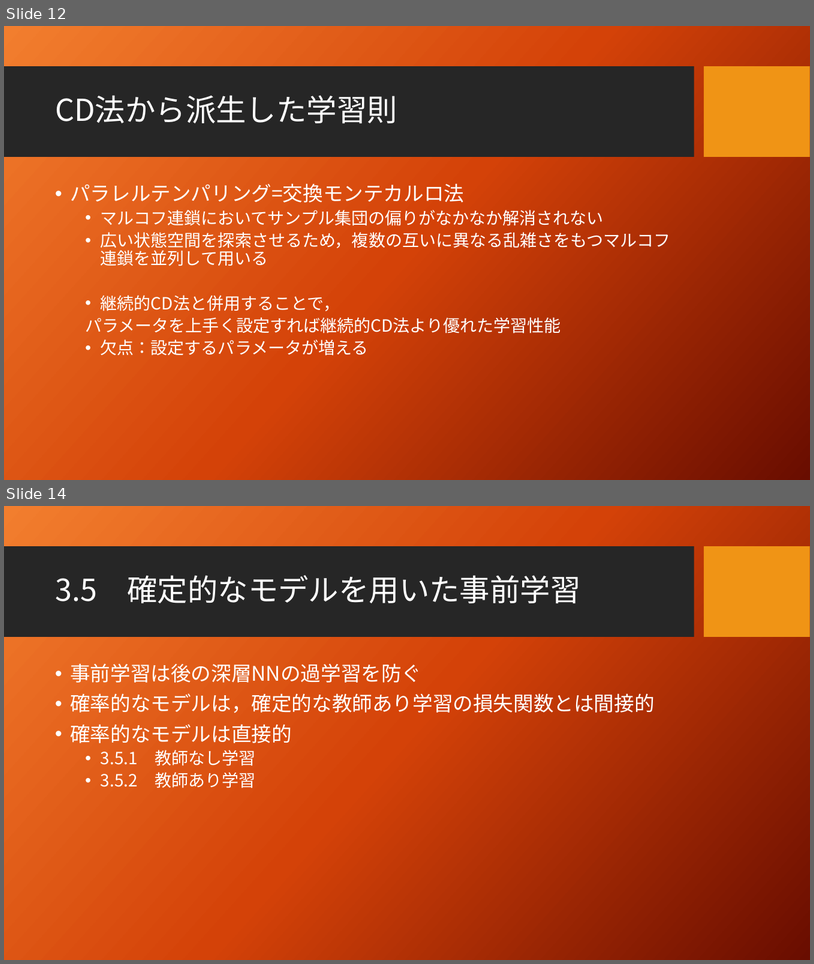
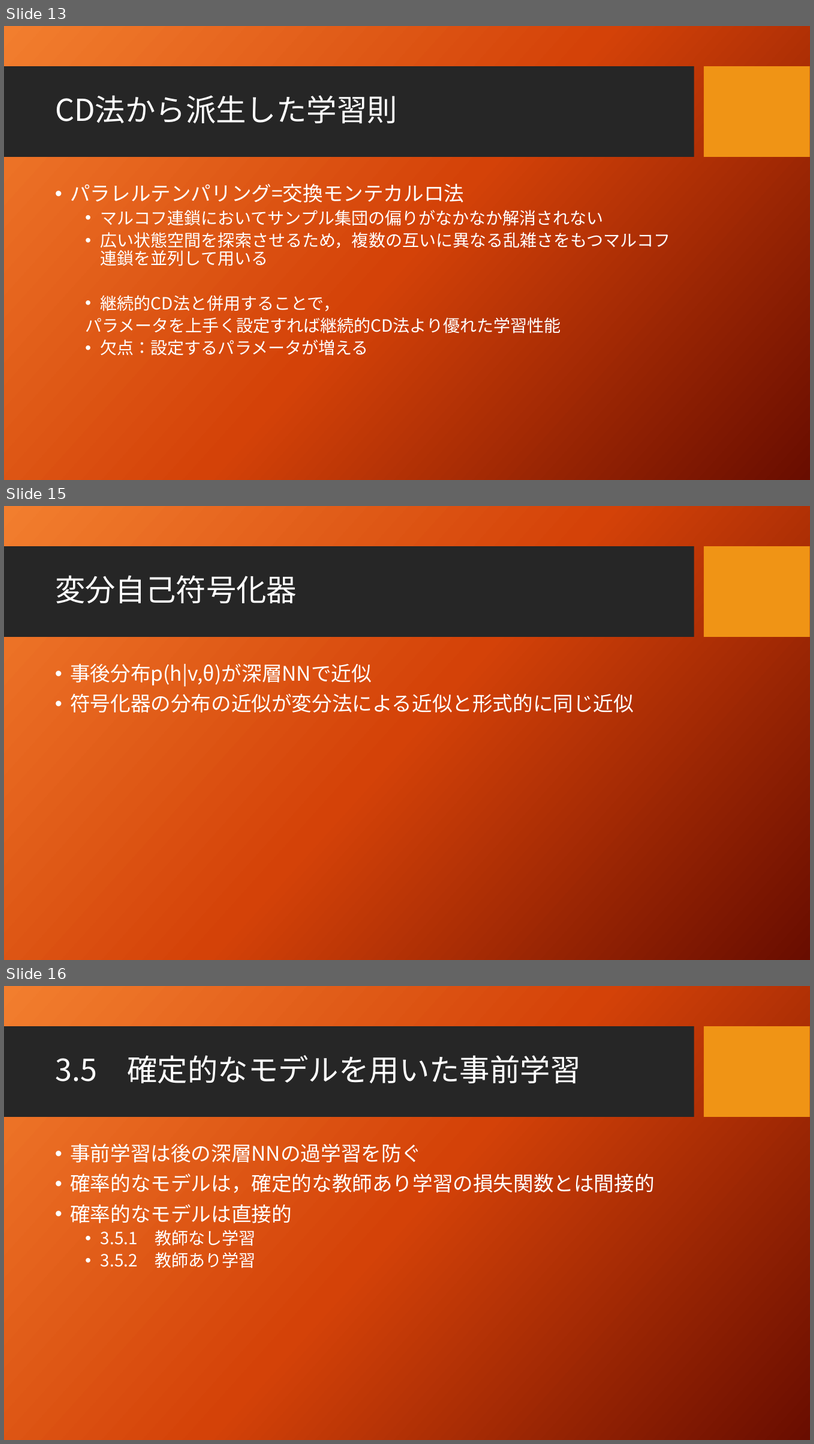
Before and after one commit to seigenji/deep_learning, a slide deck: deep_learning3.4.pptx. Shown one above the other, each under a label of ours: slides 12 and 14 before the commit, slides 13, 15 and 16 after it; the slides between them are not shown. The pictures are 814x964 and 814x1444 pixels, drawn with LibreOffice and Linux fonts; fonts in the diff are those of the drawing; background and template pictures are left out. Boxes give left, top, right and bottom in pixels: in the first picture for what was removed or moved away, otherwise in the second. Text is boxed around its words. In the diff, an @@ line names an element or a change of style, - is before the commit and + after.

```diff
--- a/deep_learning3.4.pptx
+++ b/deep_learning3.4.pptx
@@ slide 15 added at [4, 506, 810, 960], background picture (left out); not listed: 2 template elements that a slide beside it also shows @@
@@ title added at [55, 575, 297, 603], 36 pt, text #FFFFFF @@
+変分自己符号化器
@@ text added at [70, 663, 634, 717], 24 pt, text #FFFFFF @@
+• 事後分布p(h|v,θ)が深層NNで近似
+• 符号化器の分布の近似が変分法による近似と形式的に同じ近似
@@ what was slide 12 is now slide 13 @@
@@ what was slide 14 is now slide 16 @@
```
Also in this commit, not shown: 1 slide changed, 1 other slide added.
